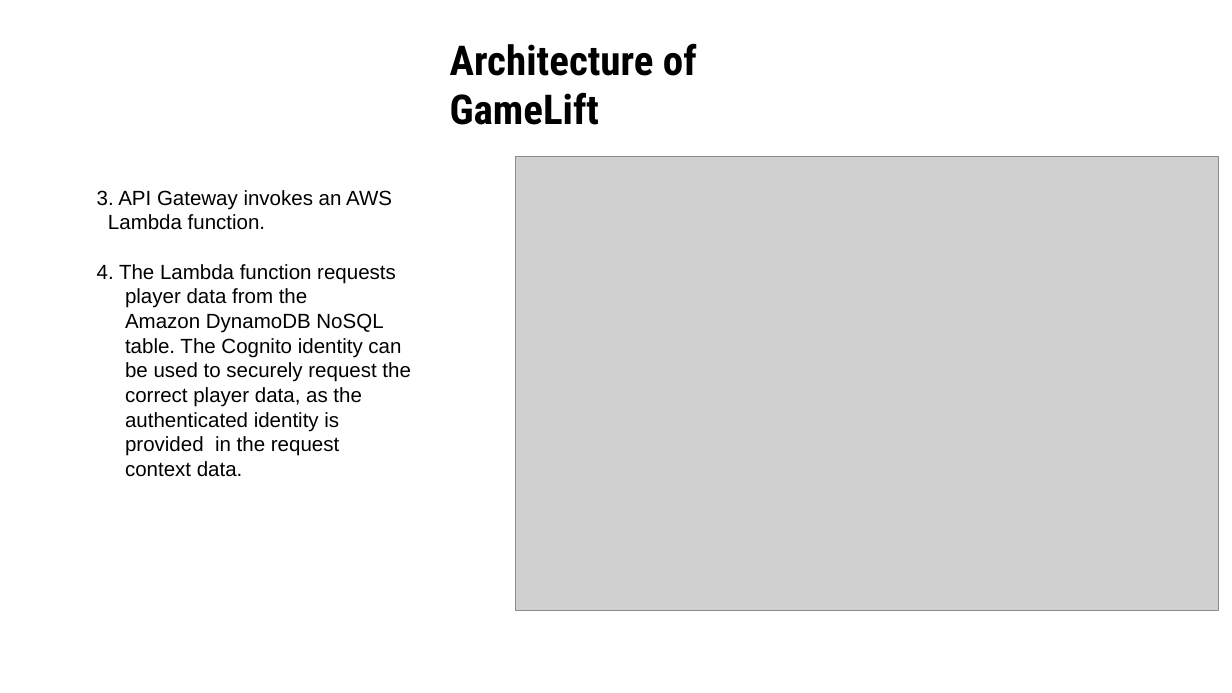
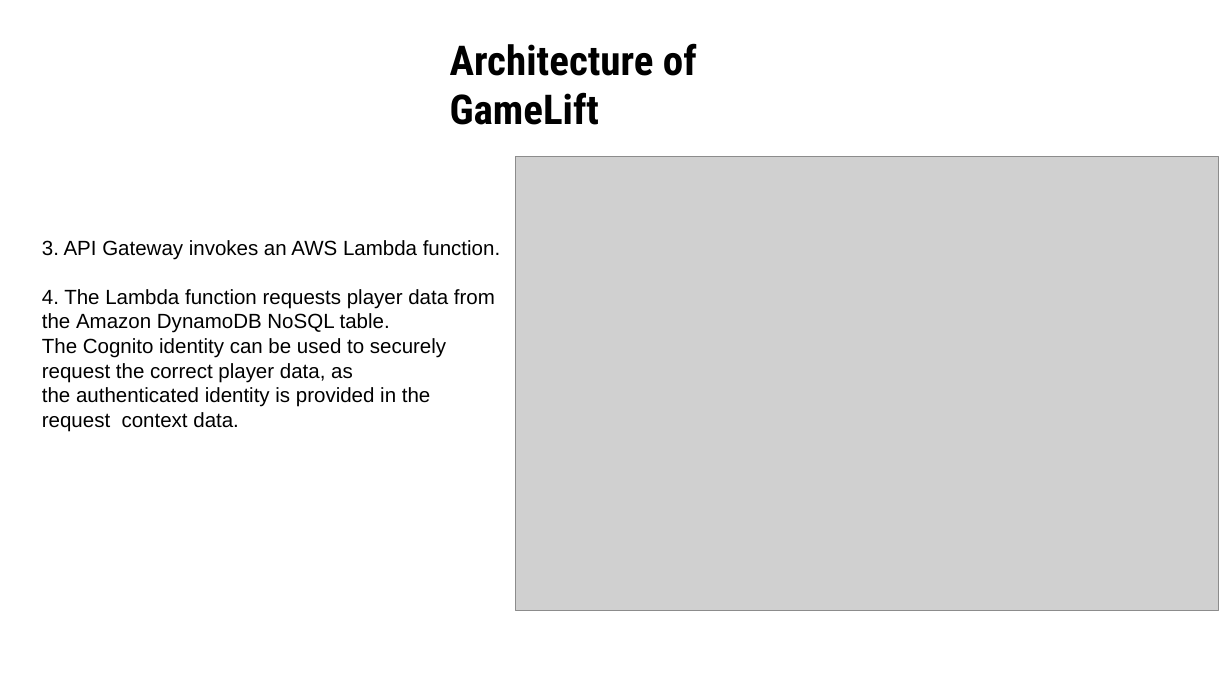
Before and after one commit to SaurabhYadav388/misc_works, a slide deck: slide 27 of Cloud_PPT/Shosau.pptx (slide 29 before the commit). Drawn at 1232x693 pixels with LibreOffice and Linux fonts; fonts in the diff are those of the drawing; grey boxes stand for pictures. Boxes give left, top, right and bottom in pixels: in the first picture for what was removed or moved away, otherwise in the second. Text is boxed around its words. In the diff, an @@ line names an element or a change of style, - is before the commit and + after.

```diff
--- a/Cloud_PPT/Shosau.pptx
+++ b/Cloud_PPT/Shosau.pptx
@@ text "3. API Gateway invokes an ..." rewrapped from [97, 190, 410, 477] to [42, 240, 500, 432] @@
```
Also in this commit, not shown: 11 other slides changed, 8 slides added, 7 slides removed.
